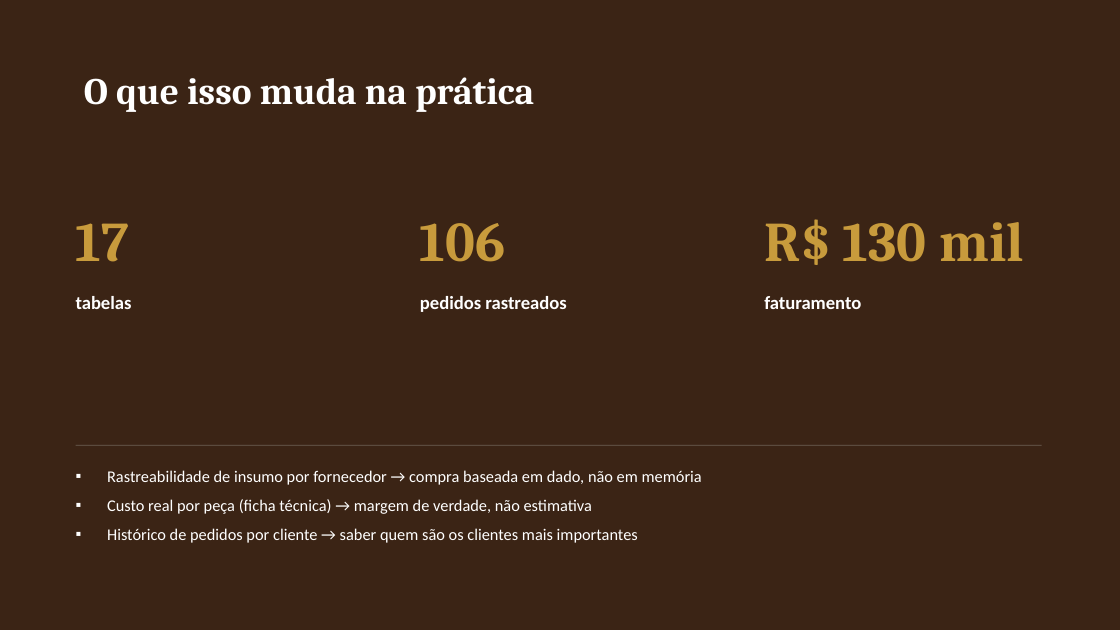
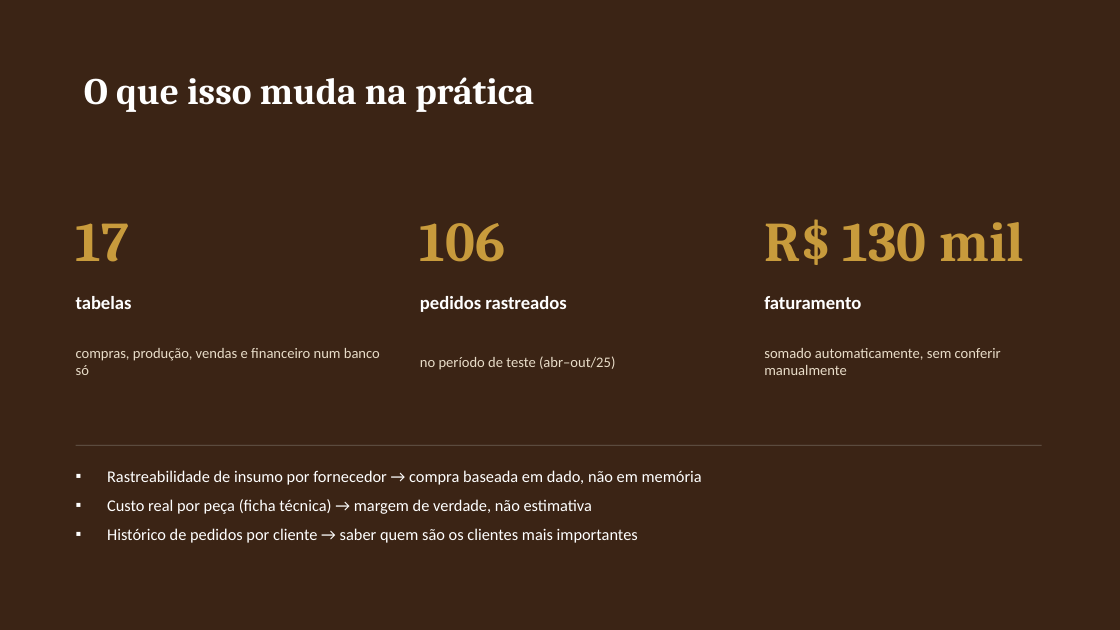
Before and after one commit to matheusmontagner8/Modelagem-de-Dados, a slide deck: slide 9 of Entrega2/apresentacao.pptx. Drawn at 1120x630 pixels with LibreOffice and Linux fonts; fonts in the diff are those of the drawing. Boxes give left, top, right and bottom in pixels: in the first picture for what was removed or moved away, otherwise in the second. Text is boxed around its words. In the diff, an @@ line names an element or a change of style, - is before the commit and + after.

```diff
--- a/Entrega2/apresentacao.pptx
+++ b/Entrega2/apresentacao.pptx
@@ text added at bbox=[76, 348, 380, 375], 12.5 pt, text #E8DCC8 @@
+compras, produção, vendas e financeiro num banco só
@@ text added at bbox=[420, 356, 615, 370], 12.5 pt, text #E8DCC8 @@
+no período de teste (abr–out/25)
@@ text added at bbox=[764, 348, 1001, 375], 12.5 pt, text #E8DCC8 @@
+somado automaticamente, sem conferir manualmente
```
Also in this commit, not shown: 1 other slide changed.
